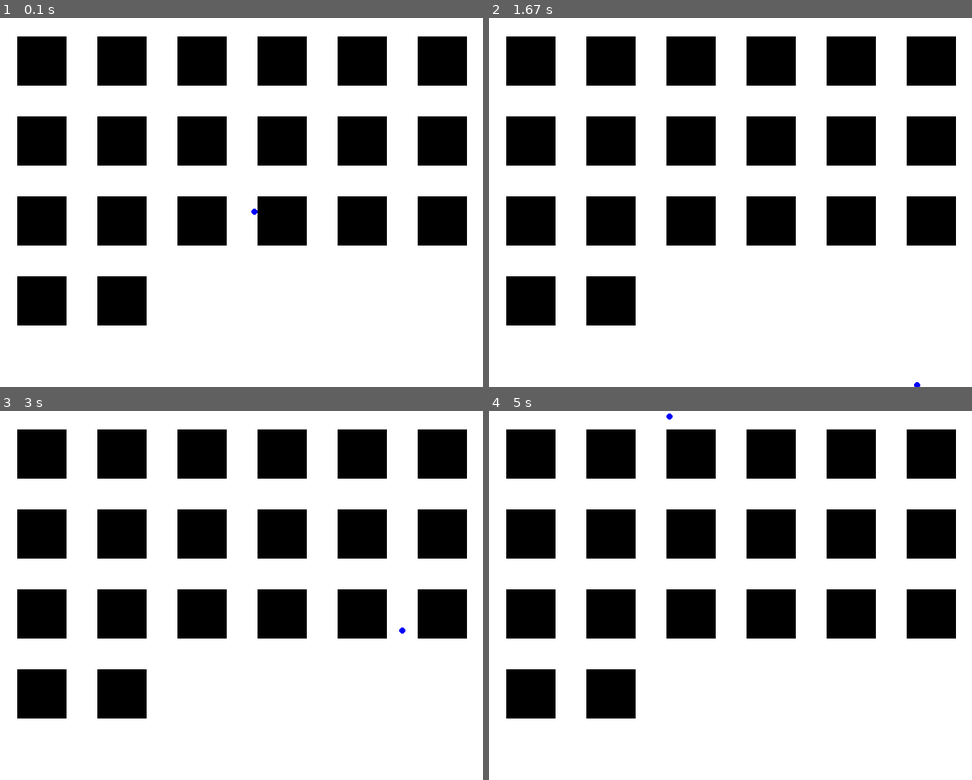
Above: before the commit, frames 1-4 (two rows, left to right).
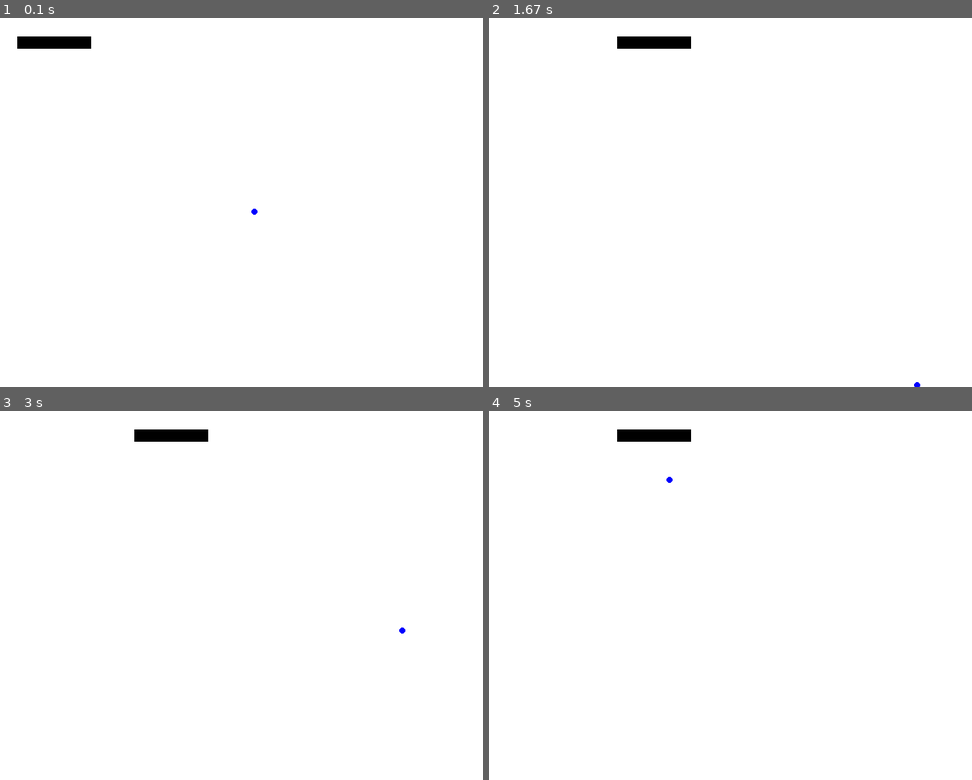
Above: after the commit, the same moments.

Repository: lplinna/AdventureGame
Game: pygame game, started from pygame/main.py
The game is run twice, just before and just after one commit, with the same random seed, the same clock (stepped at 60 frames per second) and the same inputs.
Inputs:
- Up to frame 1 (0.1 s): no input
- Up to frame 2 (1.67 s): hold Right 0.33-0.8 s; hold Right 0.83-1.3 s; hold Left from 1.33 s (still down)
- Up to frame 3 (3 s): release Left at 1.87 s; hold Left 1.9-2.3 s; hold Right 2.33-2.97 s
- Up to frame 4 (5 s): hold Left 3-3.47 s; hold Right 3.5-3.97 s; hold Right 4-4.47 s; hold Left from 4.5 s (still down)

The runs differ from the first frame. In frame 1, 27% of the frame differs, in the area x 3-97%, y 5-84%; in frame 2, 27%; in frame 3, 27%; in frame 4, 27%, in the area x 3-97%, y 0-84%.

Commit message:
Update main.py

Diff:
--- a/pygame/main.py
+++ b/pygame/main.py
@@ -29,9 +29,10 @@
       self.y = y
       self.width = width
       self.height = height
-   # Draw
-   # Collision
-   pass
+
+   def draw(self,screen):
+      pygame.draw.rect(screen,self.color,(self.x,self.y,self.width,self.height))
+
 
 class Paddle(Brectangle):
    #
@@ -55,6 +56,28 @@
 
     def draw(self, screen):
         pygame.draw.circle(screen, (0,0,255), (self.x,self.y), 5)
+
+    def collides_rectangle(self, rectangle):
+      if ((rectangle.x+rectangle.width) >= (self.x-5)) and ((rectangle.x) <= (self.x+5)) and ((rectangle.y+rectangle.height) >= (self.y-5)) and (rectangle.y) <= ((self.y+5)):
+        return True
+      else:
+        return False
+
+    def bounce_rectangle(self, rectangle):
+       if self.collides_rectangle(rectangle):
+        if self.x > rectangle.width + rectangle.x:
+          self.velx = -self.velx
+          self.x = rectangle.width + rectangle.x + 5
+        elif self.x < rectangle.x:
+          self.velx = -self.velx
+          self.x = rectangle.x - 5
+        if self.y > rectangle.height + rectangle.y:
+          self.vely = -self.vely
+          self.y = rectangle.y + rectangle.height + 5
+        elif self.y < rectangle.y:
+          self.vely = -self.vely
+          self.y = rectangle.y - 5
+
     def update(self):
         self.x += self.velx
         self.y += self.vely
@@ -69,6 +92,7 @@
 
 
 playerBall = Ball()
+testRect = Brectangle(BLACK,30,30,120,20)
 
 running = True
 while running:
@@ -78,10 +102,20 @@
 
     screen.fill(WHITE)
 
-    draw_rectangle_grid(20,50)
+    #draw_rectangle_grid(20,50)
+
+    keys = pygame.key.get_pressed()
+    if keys[pygame.K_LEFT] and testRect.x > 0:
+       testRect.x -= 5
+    if keys[pygame.K_RIGHT] and testRect.x < WIDTH - 120:
+       testRect.x += 5
 
     playerBall.draw(screen)
     playerBall.update()
+
+    testRect.draw(screen)
+    playerBall.bounce_rectangle(testRect)
+
 
     pygame.display.flip()
     pygame.time.Clock().tick(60)
